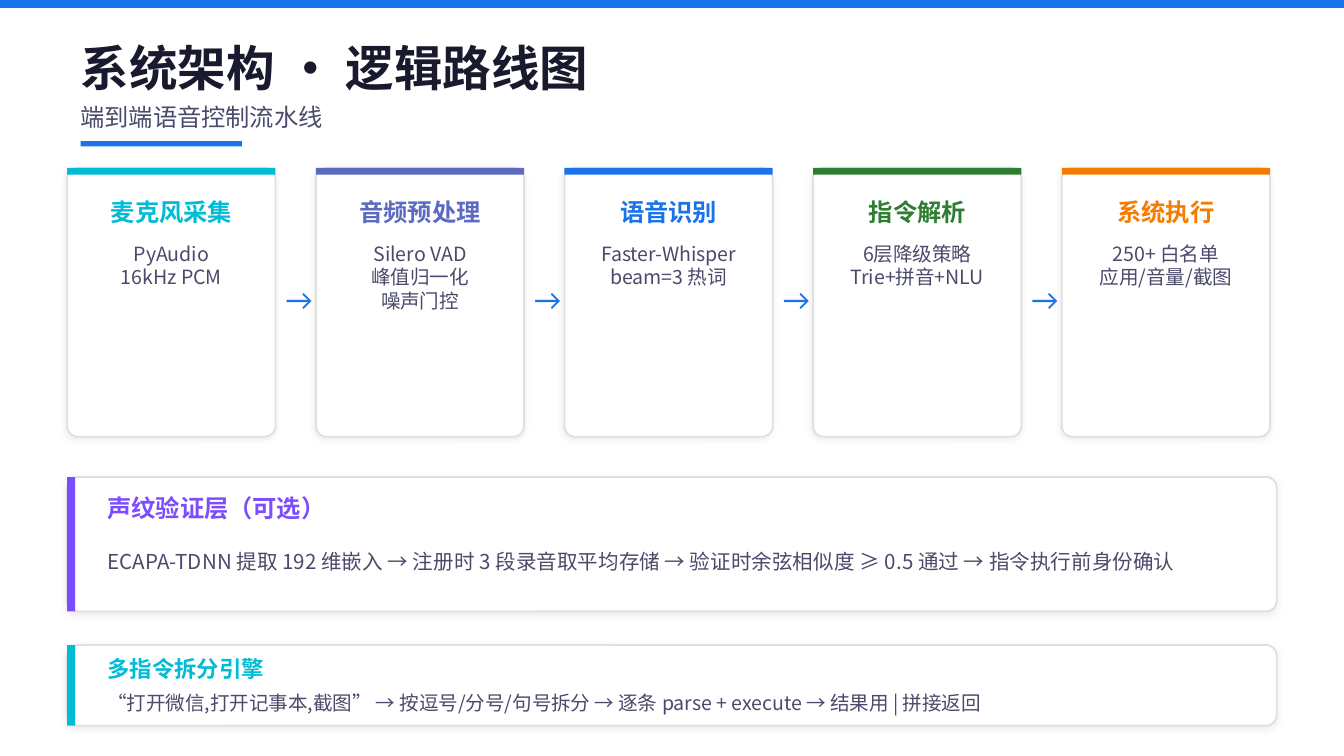
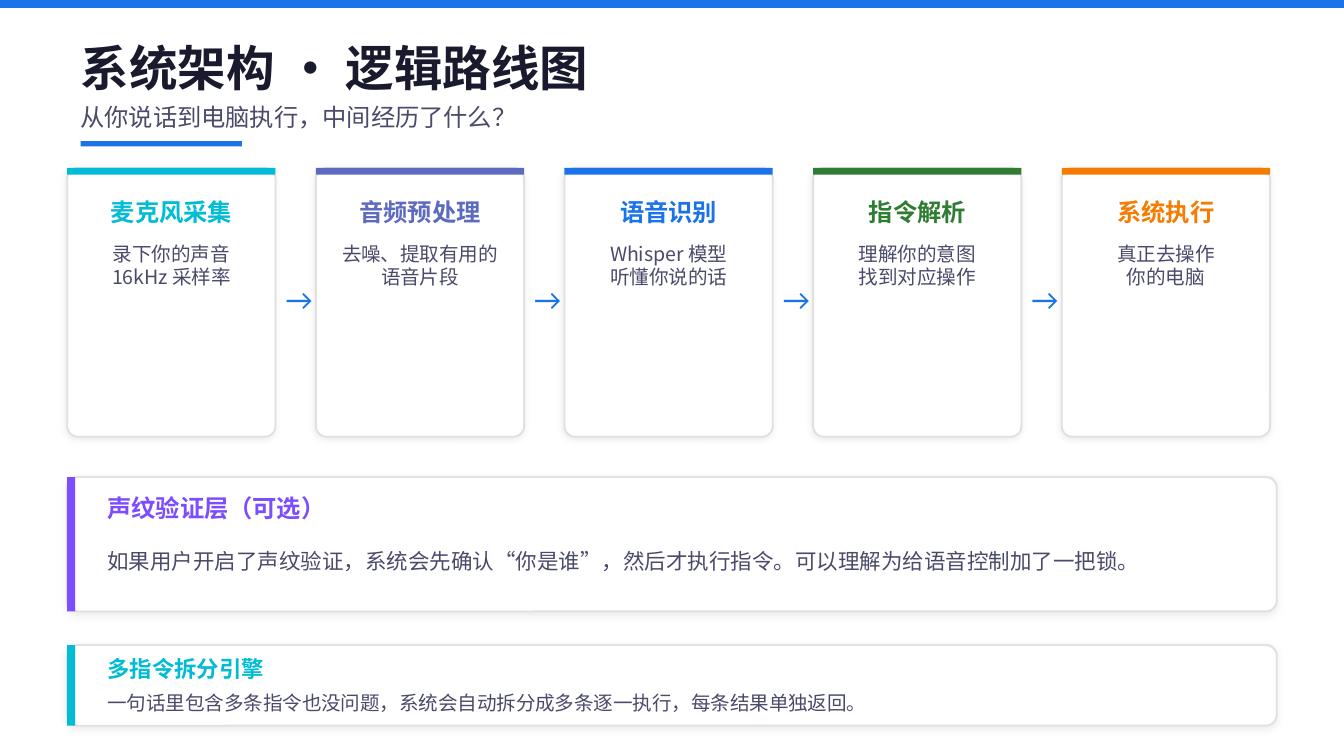
Before and after one commit to Halley7025/voice-recognition-assistant, a slide deck: slide 3 of 语音识别助手_项目汇报.pptx. Drawn at 1344x756 pixels with LibreOffice and Linux fonts; fonts in the diff are those of the drawing. Boxes give left, top, right and bottom in pixels: in the first picture for what was removed or moved away, otherwise in the second. Text is boxed around its words. In the diff, an @@ line names an element or a change of style, - is before the commit and + after.

```diff
--- a/语音识别助手_项目汇报.pptx
+++ b/语音识别助手_项目汇报.pptx
@@ text at bbox=[81, 105, 517, 129]: text changed @@
-端到端语音控制流水线
+从你说话到电脑执行，中间经历了什么？
@@ text at bbox=[112, 244, 230, 286]: text changed @@
-PyAudio
-16kHz PCM
+录下你的声音
+16kHz 采样率
@@ text at bbox=[342, 244, 498, 286]: text changed @@
-Silero VAD
-峰值归一化
-噪声门控
+去噪、提取有用的
+语音片段
@@ text at bbox=[610, 244, 727, 286]: text changed @@
-Faster-Whisper
-beam=3 热词
+Whisper 模型
+听懂你说的话
@@ text at bbox=[859, 244, 976, 286]: text changed @@
-6层降级策略
-Trie+拼音+NLU
+理解你的意图
+找到对应操作
@@ text at bbox=[1117, 244, 1214, 286]: text changed @@
-250+ 白名单
-应用/音量/截图
+真正去操作
+你的电脑
@@ text at bbox=[107, 551, 1139, 571]: text changed; size 11 to 11.5 pt @@
-ECAPA-TDNN 提取 192 维嵌入 → 注册时 3 段录音取平均存储 → 验证时余弦相似度 ≥ 0.5 通过 → 指令执行前身份确认
+如果用户开启了声纹验证，系统会先确认“你是谁”，然后才执行指令。可以理解为给语音控制加了一把锁。
@@ text at bbox=[107, 693, 866, 712]: text changed @@
-“打开微信,打开记事本,截图” → 按逗号/分号/句号拆分 → 逐条 parse + execute → 结果用 | 拼接返回
+一句话里包含多条指令也没问题，系统会自动拆分成多条逐一执行，每条结果单独返回。
```
Also in this commit, not shown: 6 other slides changed, 1 other file.
